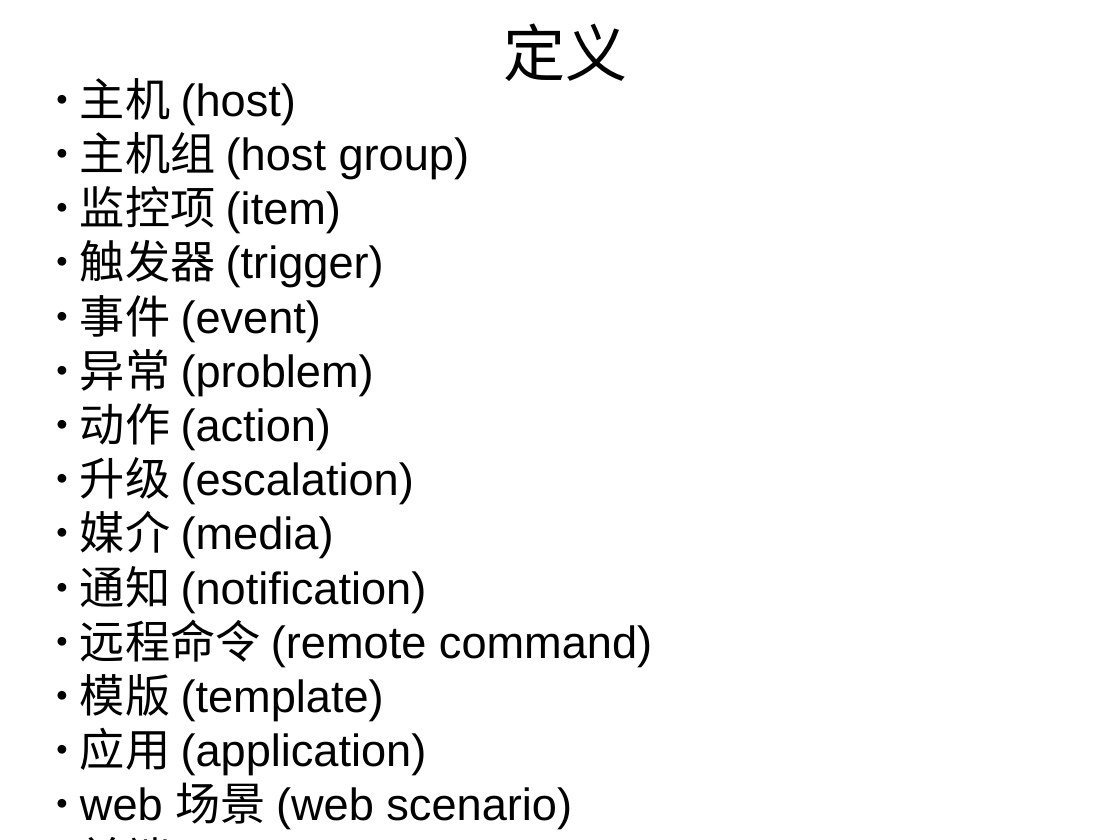
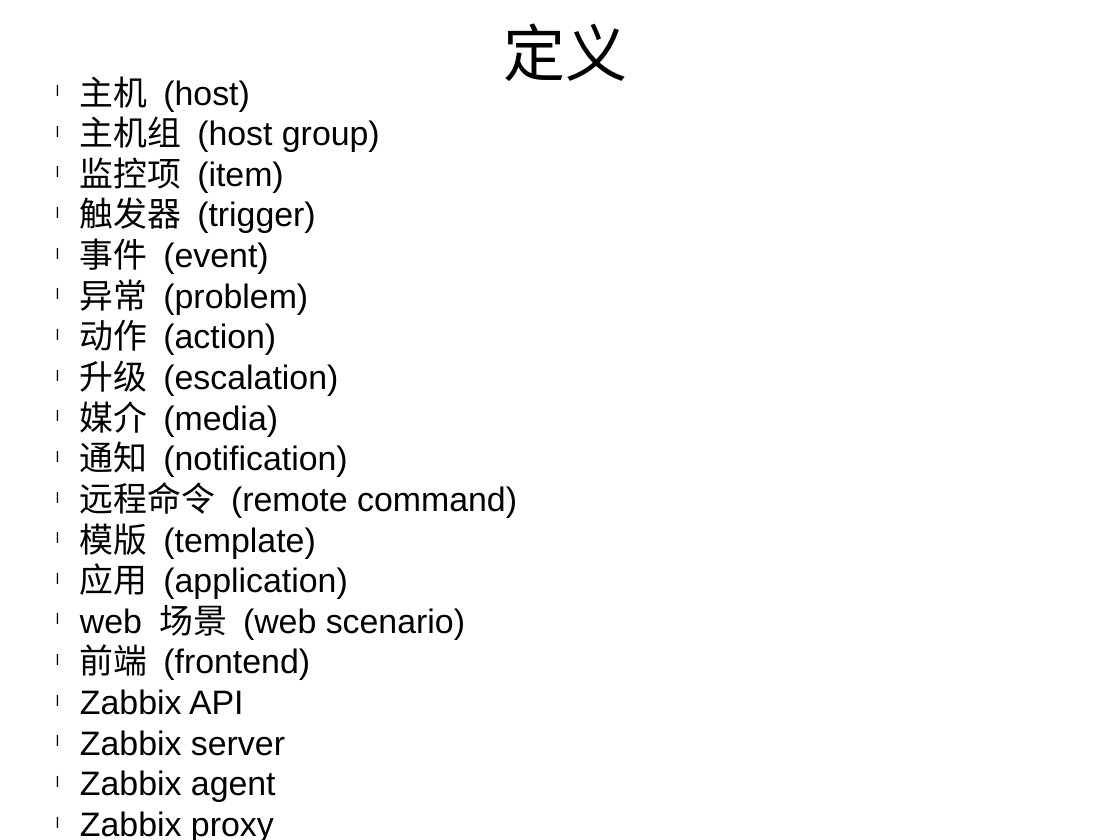
Before and after one commit to morro-wind/Tools, a slide deck: slide 6 of Basic environment.pptx. Drawn at 1120x840 pixels with LibreOffice and Linux fonts; fonts in the diff are those of the drawing. Boxes give left, top, right and bottom in pixels: in the first picture for what was removed or moved away, otherwise in the second. Text is boxed around its words. In the diff, an @@ line names an element or a change of style, - is before the commit and + after.

Commit message:
update

```diff
--- a/Basic environment.pptx
+++ b/Basic environment.pptx
@@ text "主机 (host)" at (80,76,517,840): size 32 to 24 pt; bullet ● to l @@
```
Also in this commit, not shown: 9 other slides changed, 7 slides added, 2 slides removed.
